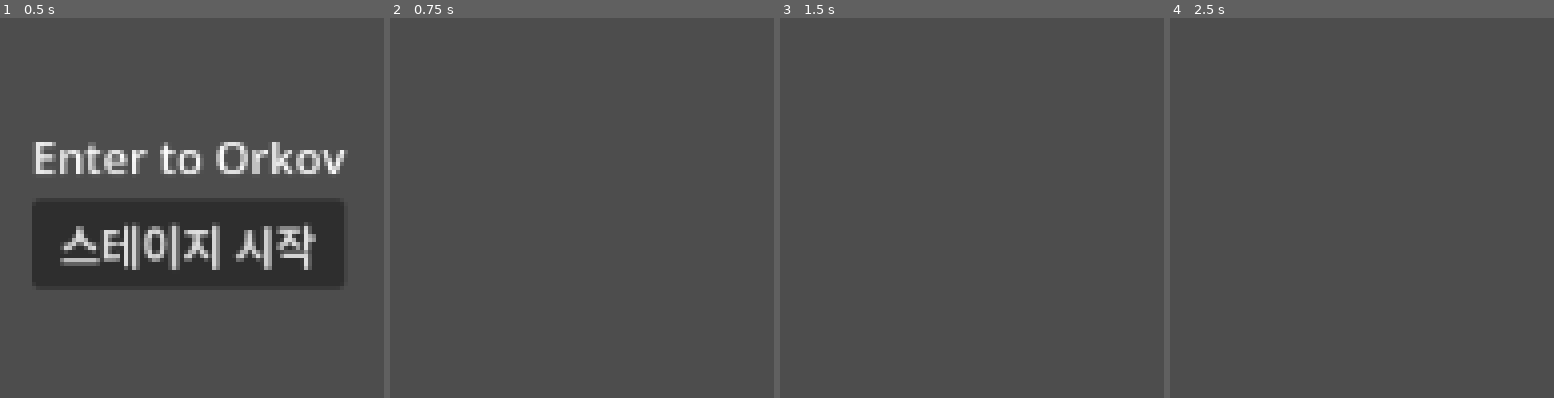
Above: before the commit, frames 1-4 (left to right).
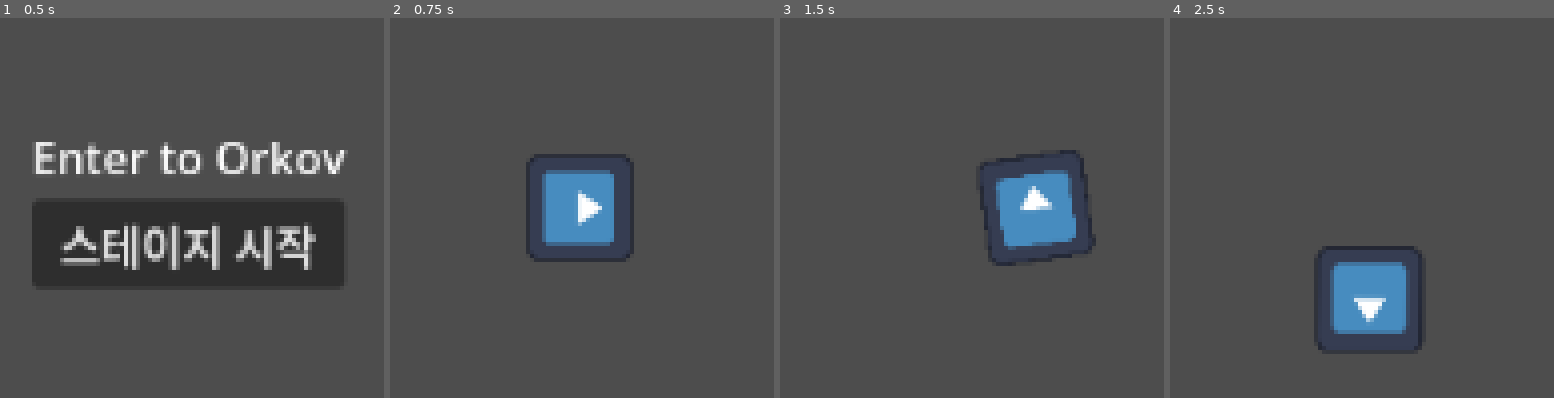
Above: after the commit, the same moments.

Repository: eueuehshsj/Orkov
Game: Godot game, scene res://scenes/main_menu.tscn
Same seed, same stepped clock (60 frames per second), same inputs: the game is played once before the commit and once after it. The project has no main scene, so this scene is started directly. The engine's default icon, where the game draws it, is replaced by a stand-in: a white triangle on a blue panel in a dark square.
Inputs (mouse positions are in pixels of both pictures, inside the frame that each line leads up to):
- Up to frame 1 (0.5 s): no input
- Up to frame 2 (0.75 s): click "스테이지 시작" at 0.5 s
- Up to frame 3 (1.5 s): tap Enter at 1.25 s; move the mouse to (outside the picture) at 1.27 s; hold D (move_right, bound only after the commit) from 1.28 s (still down)
- Up to frame 4 (2.5 s): move the mouse to (outside the picture) at 2.02 s; release D (move_right, bound only after the commit) at 2.03 s; hold S (move_down, bound only after the commit) from 2.03 s (still down)

Frame 1 is identical in both runs. In frame 2, 4.8% of the frame differs, in the area x 35-64%, y 35-65%; in frame 3, 4.9%; in frame 4, 5.1%, in the area x 37-66%, y 60-89%.

Commit message:
feat: implement priority 2 - player
- Add Player.gd: WASD 8-dir movement (MOTION_MODE_FLOATING),
  mouse-aim rotation via look_at(), take_damage() with defense
  reduction, die() forwarding failure result to GameManager
- Add player.tscn: CharacterBody2D with Sprite2D placeholder,
  physics CollisionShape2D (r=14), Camera2D (position_smoothing),
  Hurtbox Area2D with larger CollisionShape2D (r=18) on layer 4
- Add WASD input actions (move_left/right/up/down) to project.godot
- Update stage.tscn to instance Player at world origin

Co-Authored-By: Claude Sonnet 4.6 <noreply@anthropic.com>

Diff:
--- a/project.godot
+++ b/project.godot
@@ -19,6 +19,29 @@
 
 GameManager="*res://scripts/GameManager.gd"
 
+[input]
+
+move_left={
+"deadzone": 0.5,
+"events": [Object(InputEventKey,"resource_local_to_scene":false,"resource_name":"","device":-1,"window_id":0,"alt_pressed":false,"shift_pressed":false,"ctrl_pressed":false,"meta_pressed":false,"pressed":false,"keycode":0,"physical_keycode":65,"key_label":0,"unicode":97,"location":0,"echo":false,"script":null)
+]
+}
+move_right={
+"deadzone": 0.5,
+"events": [Object(InputEventKey,"resource_local_to_scene":false,"resource_name":"","device":-1,"window_id":0,"alt_pressed":false,"shift_pressed":false,"ctrl_pressed":false,"meta_pressed":false,"pressed":false,"keycode":0,"physical_keycode":68,"key_label":0,"unicode":100,"location":0,"echo":false,"script":null)
+]
+}
+move_up={
+"deadzone": 0.5,
+"events": [Object(InputEventKey,"resource_local_to_scene":false,"resource_name":"","device":-1,"window_id":0,"alt_pressed":false,"shift_pressed":false,"ctrl_pressed":false,"meta_pressed":false,"pressed":false,"keycode":0,"physical_keycode":87,"key_label":0,"unicode":119,"location":0,"echo":false,"script":null)
+]
+}
+move_down={
+"deadzone": 0.5,
+"events": [Object(InputEventKey,"resource_local_to_scene":false,"resource_name":"","device":-1,"window_id":0,"alt_pressed":false,"shift_pressed":false,"ctrl_pressed":false,"meta_pressed":false,"pressed":false,"keycode":0,"physical_keycode":83,"key_label":0,"unicode":115,"location":0,"echo":false,"script":null)
+]
+}
+
 [physics]
 
 3d/physics_engine="Jolt Physics"
--- /dev/null
+++ b/scenes/player.tscn
@@ -0,0 +1,33 @@
+[gd_scene load_steps=5 format=3]
+
+[ext_resource type="Script" path="res://scripts/Player.gd" id="1_player"]
+[ext_resource type="Texture2D" uid="uid://bqfiard25pnkn" path="res://icon.svg" id="2_icon"]
+
+[sub_resource type="CircleShape2D" id="CircleShape2D_1"]
+radius = 14.0
+
+[sub_resource type="CircleShape2D" id="CircleShape2D_2"]
+radius = 18.0
+
+[node name="Player" type="CharacterBody2D"]
+collision_layer = 2
+collision_mask = 1
+script = ExtResource("1_player")
+
+[node name="Sprite2D" type="Sprite2D" parent="."]
+texture = ExtResource("2_icon")
+scale = Vector2(0.3, 0.3)
+
+[node name="CollisionShape2D" type="CollisionShape2D" parent="."]
+shape = SubResource("CircleShape2D_1")
+
+[node name="Camera2D" type="Camera2D" parent="."]
+position_smoothing_enabled = true
+position_smoothing_speed = 5.0
+
+[node name="Hurtbox" type="Area2D" parent="."]
+collision_layer = 4
+collision_mask = 0
+
+[node name="CollisionShape2D" type="CollisionShape2D" parent="Hurtbox"]
+shape = SubResource("CircleShape2D_2")
--- a/scenes/stage.tscn
+++ b/scenes/stage.tscn
@@ -1,6 +1,10 @@
-[gd_scene load_steps=2 format=3]
+[gd_scene load_steps=3 format=3]
 
 [ext_resource type="Script" path="res://scripts/Stage.gd" id="1_stage"]
+[ext_resource type="PackedScene" path="res://scenes/player.tscn" id="2_player"]
 
 [node name="Stage" type="Node2D"]
 script = ExtResource("1_stage")
+
+[node name="Player" parent="." instance=ExtResource("2_player")]
+position = Vector2(0, 0)
--- /dev/null
+++ b/scripts/Player.gd
@@ -0,0 +1,29 @@
+extends CharacterBody2D
+
+const SPEED := 200.0
+
+@export var max_hp: int = 100
+var current_hp: int
+
+func _ready() -> void:
+	motion_mode = MOTION_MODE_FLOATING
+	current_hp = max_hp
+
+func _physics_process(_delta: float) -> void:
+	var dir := Vector2(
+		Input.get_axis("move_left", "move_right"),
+		Input.get_axis("move_up", "move_down")
+	).normalized()
+	velocity = dir * SPEED
+	look_at(get_global_mouse_position())
+	move_and_slide()
+
+func take_damage(amount: int) -> void:
+	var reduction := GameManager.get_defense_reduction()
+	current_hp -= int(amount * (1.0 - reduction))
+	if current_hp <= 0:
+		die()
+
+func die() -> void:
+	GameManager.lose_all_scrap()
+	GameManager.go_to_base({"success": false, "died": true})
Not shown, changed: TASKS.md
